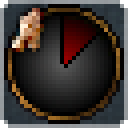
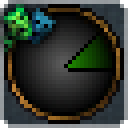
Before/after of a 128 x 128 layered artwork. What changed in the layer stack:
showed "culture_integrated.png" over (0, 0, 60, 60)
hid "Clergy.png" over (0, 0, 60, 60)
added layer "secondary2 g" above "secondary2 y" over (0, 0, 116, 116)
hid "small - g/r" over (0, 0, 116, 116)
